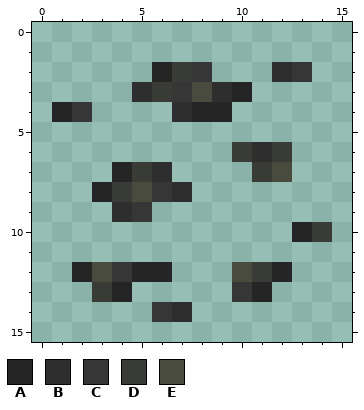
Edited in one commit: pixel-art sprite (src/main/resources/assets/machina/textures/ore/sulphur.png). Above, as it was before the edit.
The file is 16x16 pixels.
Palette (. is transparent): A #252525  B #2e2e2e  C #363636  D #393c36  E #494b3f
Pixels before, first column x 1:
 2 .....ADC...BC.
 3 ....BDCEBA....
 4 AC....BAA.....
 5 ..............
 6 .........DBD..
 7 ...ADB....DE..
 8 ..ADECB.......
 9 ...BC.........
10 ............AD
11 ..............
12 .AECAA...EDA..
13 ..DA.....CA...
14 .....CB.......
After:
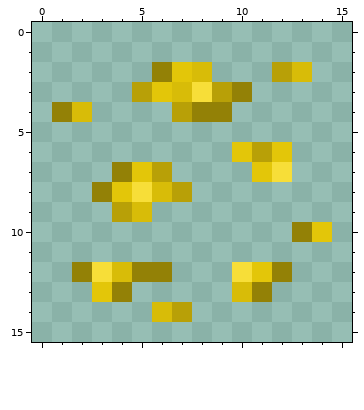
The edit:
colour A: #252525 -> #938106
colour B: #2e2e2e -> #b8a007
colour C: #363636 -> #d8bc08
colour D: #393c36 -> #e3c609
colour E: #494b3f -> #f7de38
